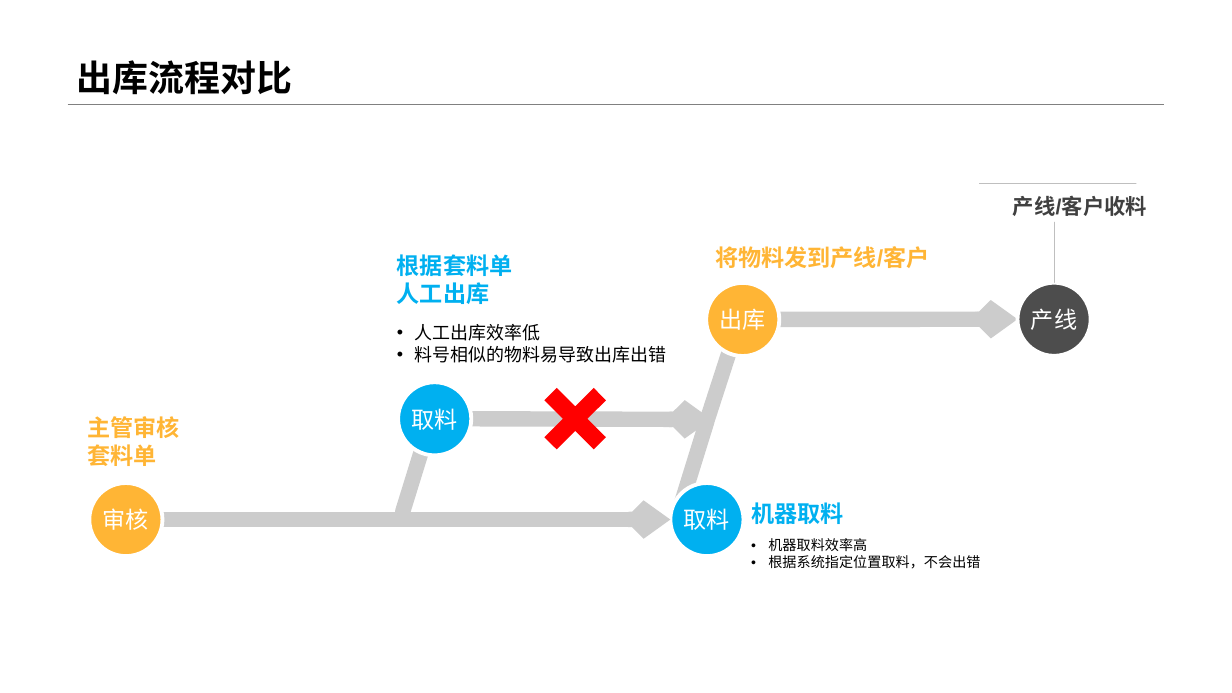
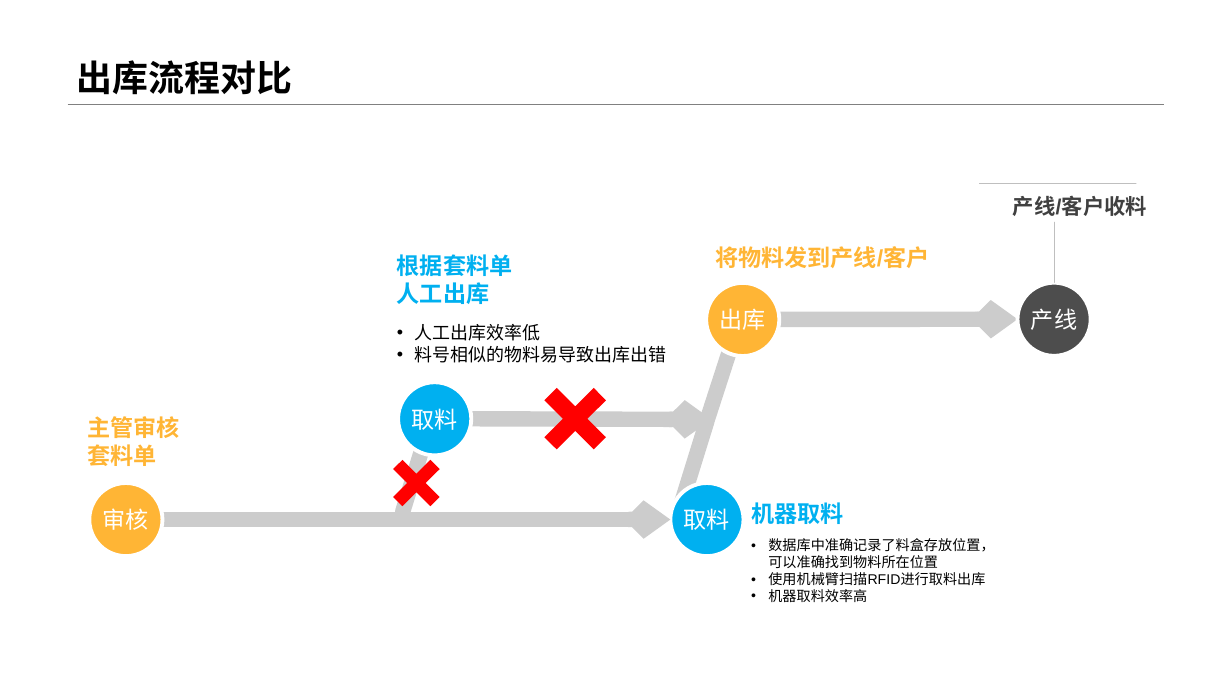
Before and after one commit to Samsuik686/UW, a slide deck: slide 21 of Document/产品发布/产品介绍/UW无人仓库宣传.pptx. Drawn at 1232x693 pixels with LibreOffice and Linux fonts; fonts in the diff are those of the drawing; background and template pictures are left out. Boxes give left, top, right and bottom in pixels: in the first picture for what was removed or moved away, otherwise in the second. Text is boxed around its words. In the diff, an @@ line names an element or a change of style, - is before the commit and + after.

Commit message:
更新「UW宣传PPT」，当前版本为：v1.5

```diff
--- a/Document/产品发布/产品介绍/UW无人仓库宣传.pptx
+++ b/Document/产品发布/产品介绍/UW无人仓库宣传.pptx
@@ freeform shape added at (393, 460, 439, 506), fill #FF0000 @@
@@ text at (768, 538, 994, 585): paragraphs added @@
+• 数据库中准确记录了料盒存放位置，可以准确找到物料所在位置
+• 使用机械臂扫描RFID进行取料出库
@@ text at (768, 555, 980, 569): paragraph removed @@
-• 根据系统指定位置取料，不会出错
```
Also in this commit, not shown: 7 other slides changed.
